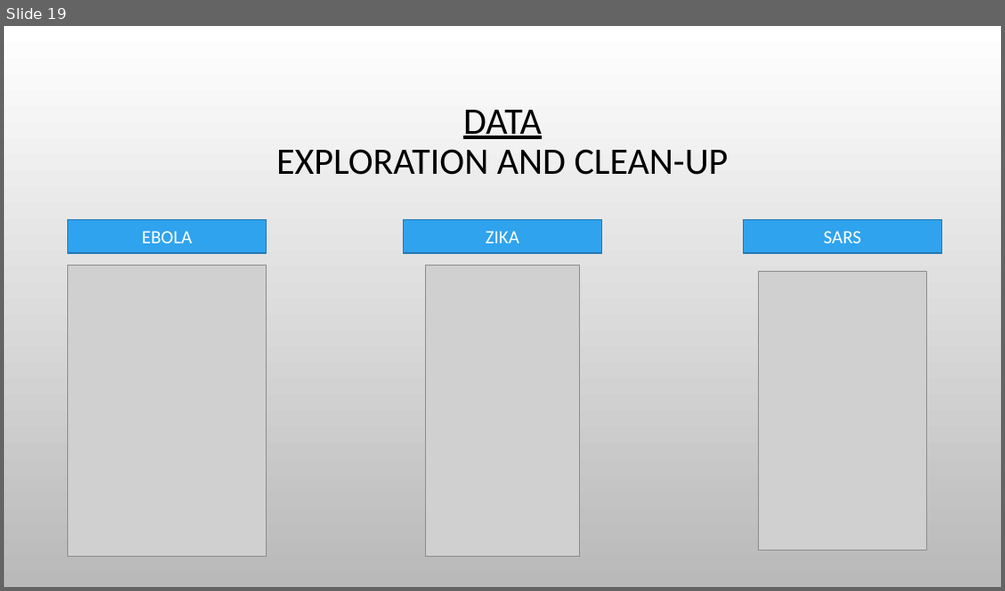
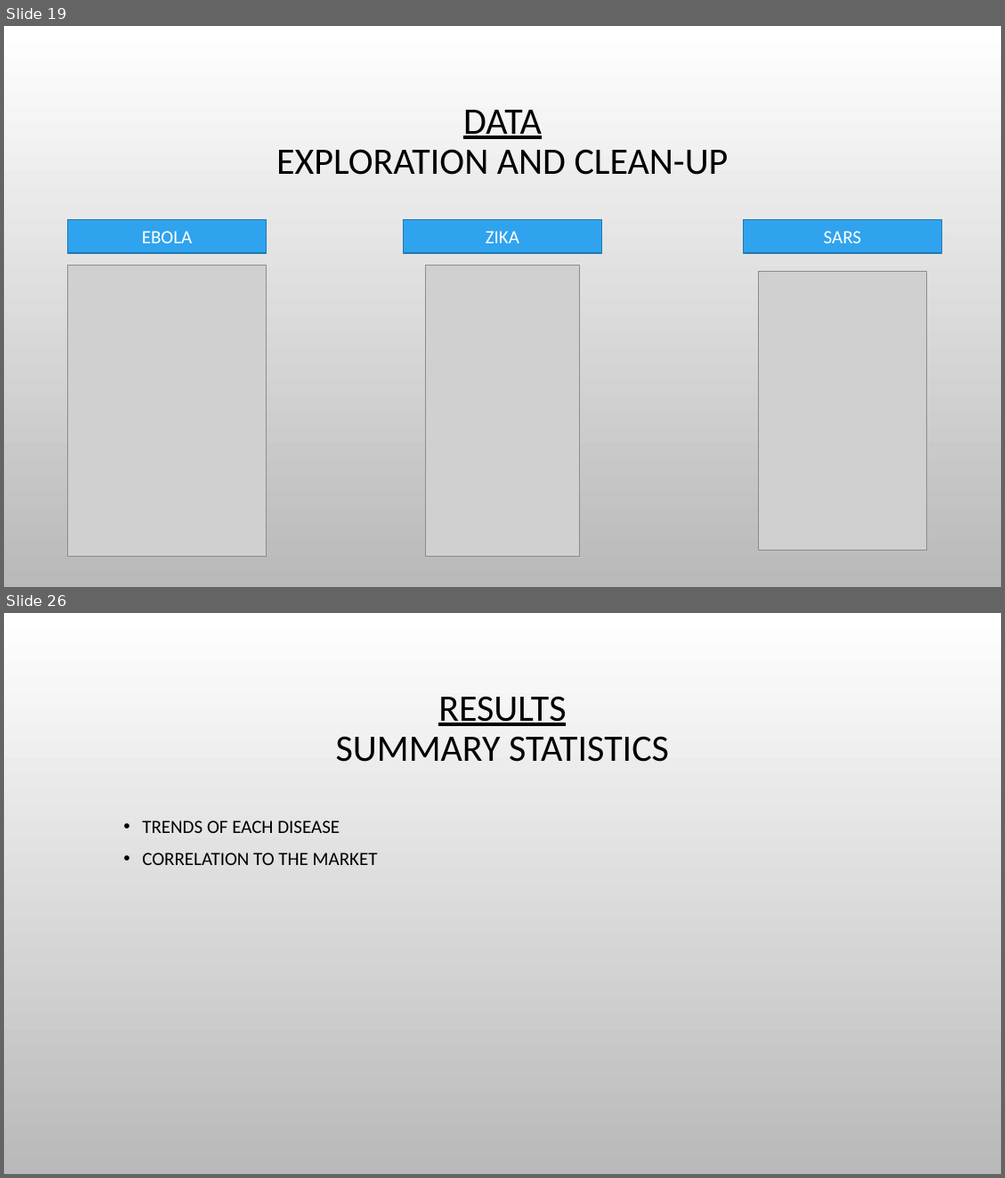
Before and after one commit to sunwukong76/GroupProject1, a slide deck: Code/Andres_Mejia/Visualizations_AM.pptx. Shown one above the other, each under a label of ours: slide 19 before the commit, slides 19 and 26 after it; the slides between them are not shown. The pictures are 1005x591 and 1005x1178 pixels, drawn with LibreOffice and Linux fonts; fonts in the diff are those of the drawing; grey boxes stand for pictures; background and template pictures are left out. Boxes give left, top, right and bottom in pixels: in the first picture for what was removed or moved away, otherwise in the second. Text is boxed around its words. In the diff, an @@ line names an element or a change of style, - is before the commit and + after.

```diff
--- a/Code/Andres_Mejia/Visualizations_AM.pptx
+++ b/Code/Andres_Mejia/Visualizations_AM.pptx
@@ slide 26 added at (4, 613, 1001, 1174), background picture (left out) @@
@@ title added at (336, 696, 669, 762), 36 pt, text #000000 @@
+RESULTS
+SUMMARY STATISTICS
@@ text added at (142, 820, 378, 865), 18 pt, text #000000 @@
+  • TRENDS OF EACH DISEASE
+  • CORRELATION TO THE MARKET
```
Also in this commit, not shown: 1 slide changed, 7 other slides added, 1 other file.
